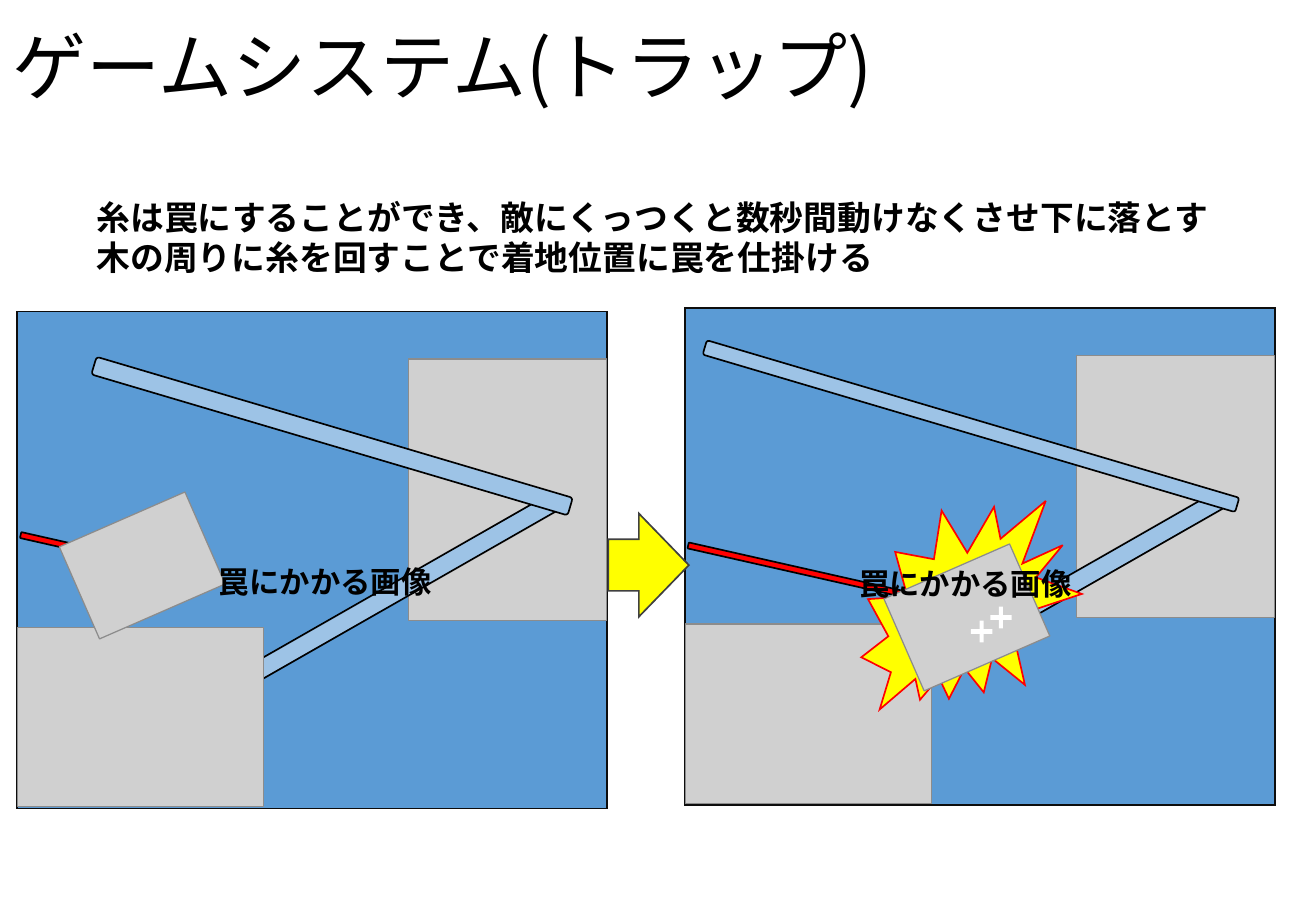
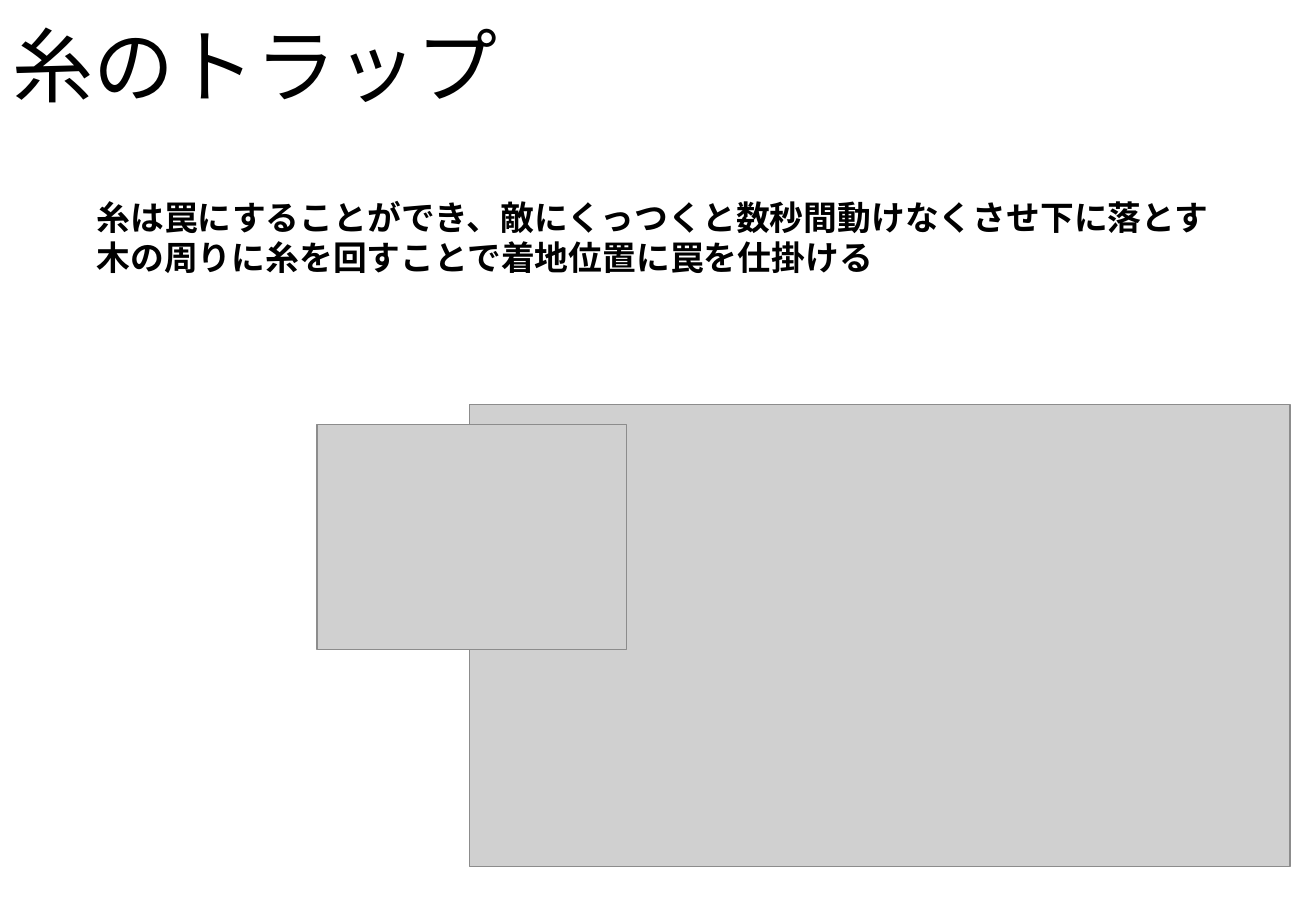
Before and after one commit to NHGC20172H02/PL, a slide deck: slide 6 of 企画や仕様(統合用)/String Territory(修正版).pptx. Drawn at 1316x911 pixels with LibreOffice and Linux fonts; fonts in the diff are those of the drawing; grey boxes stand for pictures; background and template pictures are left out. Boxes give left, top, right and bottom in pixels: in the first picture for what was removed or moved away, otherwise in the second. Text is boxed around its words. In the diff, an @@ line names an element or a change of style, - is before the commit and + after.

```diff
--- a/企画や仕様(統合用)/String Territory(修正版).pptx
+++ b/企画や仕様(統合用)/String Territory(修正版).pptx
@@ title at <box>12,27,498,103</box>: text changed; size 43.9 to 48 pt @@
-ゲームシステム(トラップ)
+糸のトラップ
@@ rounded rectangle removed at <box>17,311,608,808</box> @@
@@ rounded rectangle removed at <box>685,309,1276,806</box> @@
@@ rounded rectangle removed at <box>91,356,573,515</box> @@
@@ rounded rectangle removed at <box>703,341,1240,512</box> @@
@@ picture removed at <box>1077,356,1275,617</box> @@
@@ picture removed at <box>410,360,608,621</box> @@
@@ picture added at <box>470,405,1290,868</box> @@
@@ picture added at <box>317,424,627,650</box> @@
@@ irregular seal removed at <box>837,458,1107,759</box> @@
@@ picture removed at <box>60,492,226,639</box> @@
@@ rounded rectangle removed at <box>118,494,559,756</box> @@
@@ rounded rectangle removed at <box>785,492,1226,754</box> @@
@@ rounded rectangle removed at <box>19,533,168,572</box> @@
@@ right arrow removed at <box>609,514,689,617</box> @@
@@ text removed at <box>219,562,432,601</box> @@
-罠にかかる画像
@@ rounded rectangle removed at <box>687,543,994,618</box> @@
@@ text removed at <box>859,564,1072,603</box> @@
-罠にかかる画像
@@ picture removed at <box>885,544,1051,692</box> @@
@@ picture removed at <box>18,627,264,807</box> @@
@@ picture removed at <box>685,625,931,804</box> @@
@@ plus removed at <box>971,621,993,643</box> @@
@@ plus removed at <box>990,606,1012,628</box> @@
```
Also in this commit, not shown: 6 other slides changed, 8 other files.
